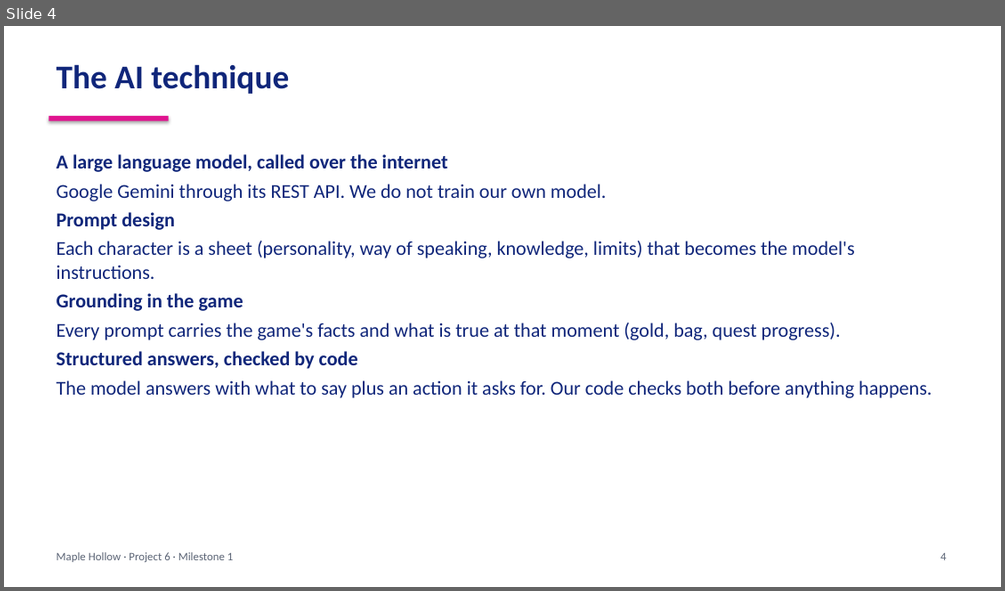
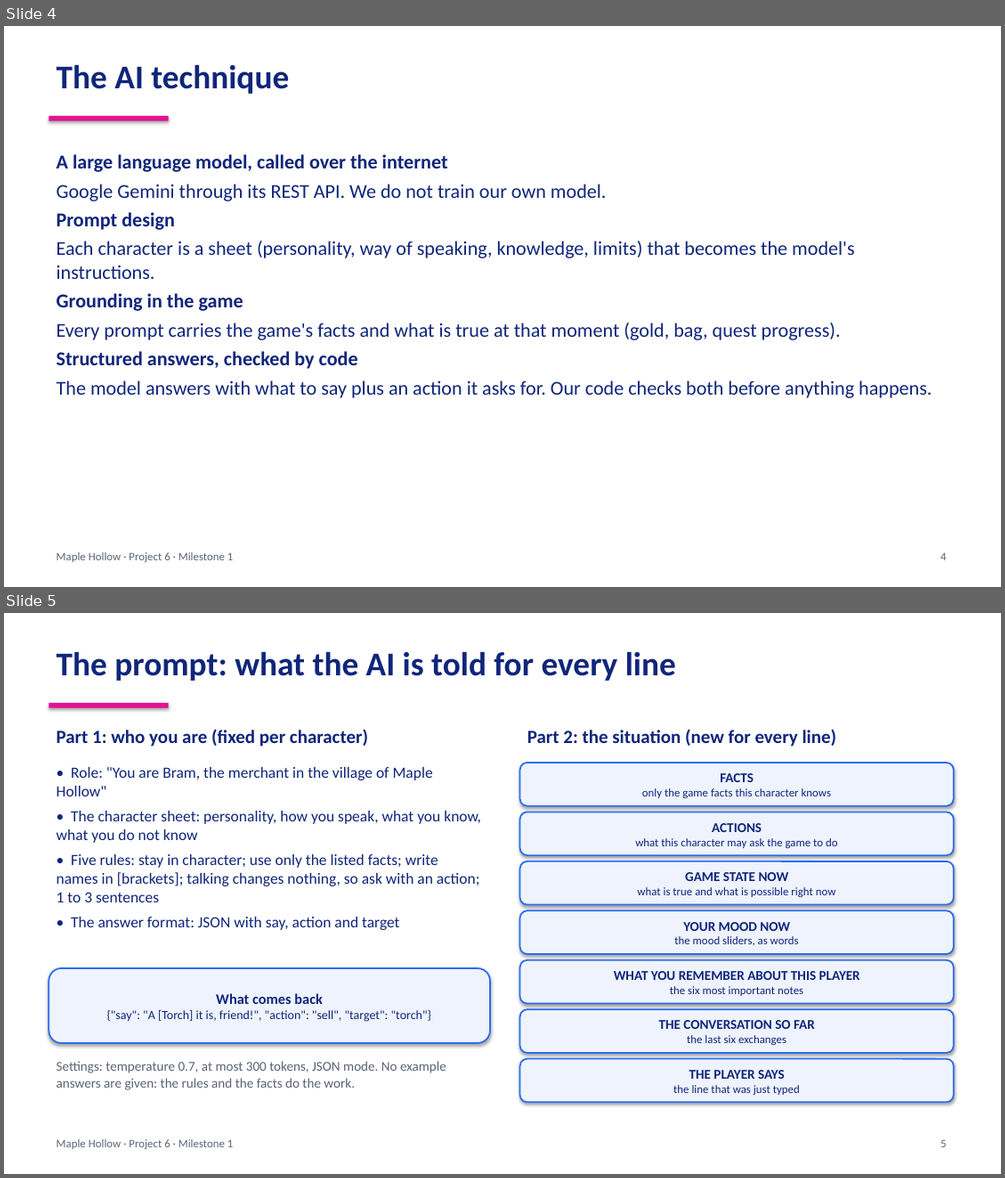
Before and after one commit to MakiseKirusu/Generative_AI_NPC_Dialogue_System, a slide deck: docs/Milestone1_slides.pptx. Shown one above the other, each under a label of ours: slide 4 before the commit, slides 4 and 5 after it. The pictures are 1005x591 and 1005x1178 pixels, drawn with LibreOffice and Linux fonts; fonts in the diff are those of the drawing. Boxes give left, top, right and bottom in pixels: in the first picture for what was removed or moved away, otherwise in the second. Text is boxed around its words. In the diff, an @@ line names an element or a change of style, - is before the commit and + after.

```diff
--- a/docs/Milestone1_slides.pptx
+++ b/docs/Milestone1_slides.pptx
@@ slide 5 added at (x1=4, y1=613, x2=1001, y2=1174), background #FFFFFF @@
@@ text added at (x1=57, y1=651, x2=676, y2=681), 32 pt, text #10267A, bold @@
+The prompt: what the AI is told for every line
@@ rectangle added at (x1=48, y1=703, x2=169, y2=708), fill #E0148F @@
@@ text added at (x1=57, y1=729, x2=368, y2=747), 18 pt, text #10267A, bold @@
+Part 1: who you are (fixed per character)
@@ text added at (x1=527, y1=729, x2=837, y2=747), 18 pt, text #10267A, bold @@
+Part 2: the situation (new for every line)
@@ text added at (x1=57, y1=767, x2=481, y2=930), 15 pt, text #10267A @@
+• Role: "You are Bram, the merchant in the village of Maple Hollow"
+• The character sheet: personality, how you speak, what you know, what you do not know
+• Five rules: stay in character; use only the listed facts; write names in [brackets]; talking changes nothing, so ask with an action; 1 to 3 sentences
+• The answer format: JSON with say, action and target
@@ rounded rectangle added at (x1=520, y1=763, x2=954, y2=806), fill #EEF3FD, outline #2A6CF0 1.5 pt, 11 pt, text #10267A @@
+FACTS
+only the game facts this character knows
@@ rounded rectangle added at (x1=520, y1=811, x2=954, y2=855), fill #EEF3FD, outline #2A6CF0 1.5 pt, 11 pt, text #10267A @@
+ACTIONS
+what this character may ask the game to do
@@ rounded rectangle added at (x1=520, y1=861, x2=954, y2=905), fill #EEF3FD, outline #2A6CF0 1.5 pt, 11 pt, text #10267A @@
+GAME STATE NOW
+what is true and what is possible right now
@@ rounded rectangle added at (x1=520, y1=910, x2=954, y2=954), fill #EEF3FD, outline #2A6CF0 1.5 pt, 11 pt, text #10267A @@
+YOUR MOOD NOW
+the mood sliders, as words
@@ rounded rectangle added at (x1=48, y1=968, x2=490, y2=1043), fill #EEF3FD, outline #2A6CF0 1.5 pt, 12 pt, text #10267A @@
+What comes back
+{"say": "A [Torch] it is, friend!", "action": "sell", "target": "torch"}
@@ rounded rectangle added at (x1=520, y1=960, x2=954, y2=1004), fill #EEF3FD, outline #2A6CF0 1.5 pt, 13 pt, text #10267A, bold @@
+WHAT YOU REMEMBER ABOUT THIS PLAYER
+the six most important notes
@@ rounded rectangle added at (x1=520, y1=1009, x2=954, y2=1053), fill #EEF3FD, outline #2A6CF0 1.5 pt, 13 pt, text #10267A, bold @@
+THE CONVERSATION SO FAR
+the last six exchanges
@@ text added at (x1=57, y1=1061, x2=446, y2=1090), 13 pt, text #5B6475 @@
+Settings: temperature 0.7, at most 300 tokens, JSON mode. No example answers are given: the rules and the facts do the work.
@@ rounded rectangle added at (x1=520, y1=1059, x2=954, y2=1102), fill #EEF3FD, outline #2A6CF0 1.5 pt, 11 pt, text #10267A @@
+THE PLAYER SAYS
+the line that was just typed
@@ text added at (x1=57, y1=1139, x2=233, y2=1149), 11 pt, text #5B6475 @@
+Maple Hollow · Project 6 · Milestone 1
@@ text added at (x1=940, y1=1140, x2=946, y2=1147), 11 pt, text #5B6475 @@
+5
```
Also in this commit, not shown: 11 slides changed, 5 other slides added, 31 other files.
